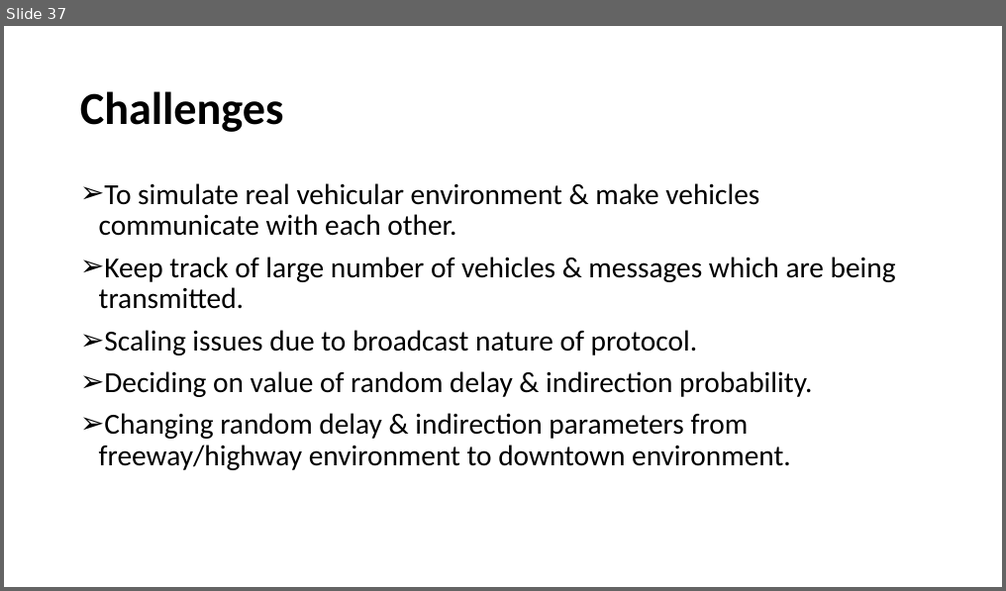
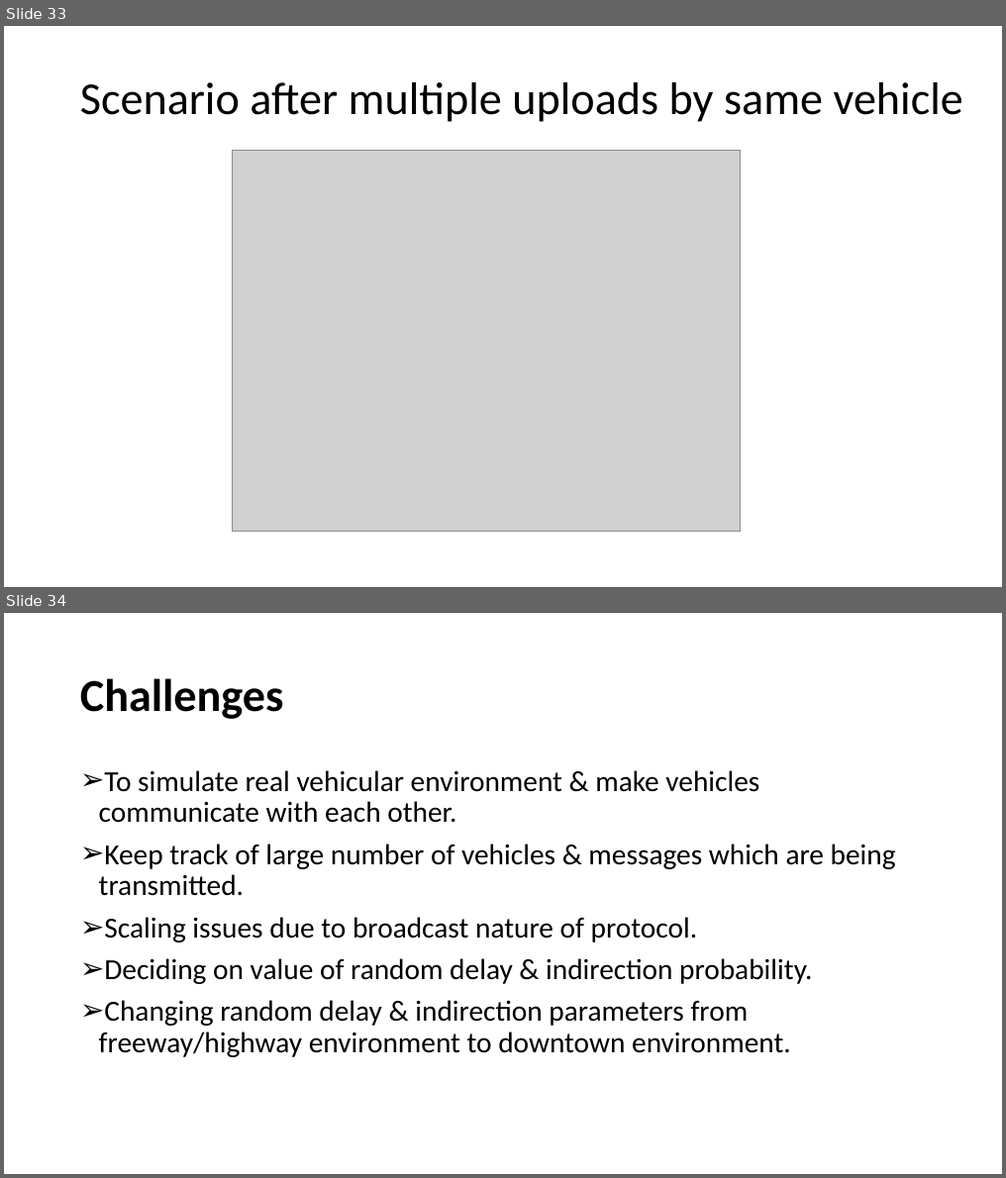
Before and after one commit to anuj-dimri25/Random-Delay-and-Indirections, a slide deck: anuj_nrel.pptx. Shown one above the other, each under a label of ours: slide 37 before the commit, slides 33 and 34 after it. The pictures are 1006x591 and 1006x1178 pixels, drawn with LibreOffice and Linux fonts; fonts in the diff are those of the drawing; grey boxes stand for pictures. Boxes give left, top, right and bottom in pixels: in the first picture for what was removed or moved away, otherwise in the second. Text is boxed around its words. In the diff, an @@ line names an element or a change of style, - is before the commit and + after.

```diff
--- a/anuj_nrel.pptx
+++ b/anuj_nrel.pptx
@@ slide 33 added at [4, 26, 1002, 587], background #FFFFFF @@
@@ title added at [80, 82, 963, 122], 44 pt, text #000000 @@
+Scenario after multiple uploads by same vehicle
@@ picture added at [233, 151, 741, 531] @@
@@ what was slide 37 is now slide 34 @@
```
Also in this commit, not shown: 3 slides changed, 6 slides removed.
